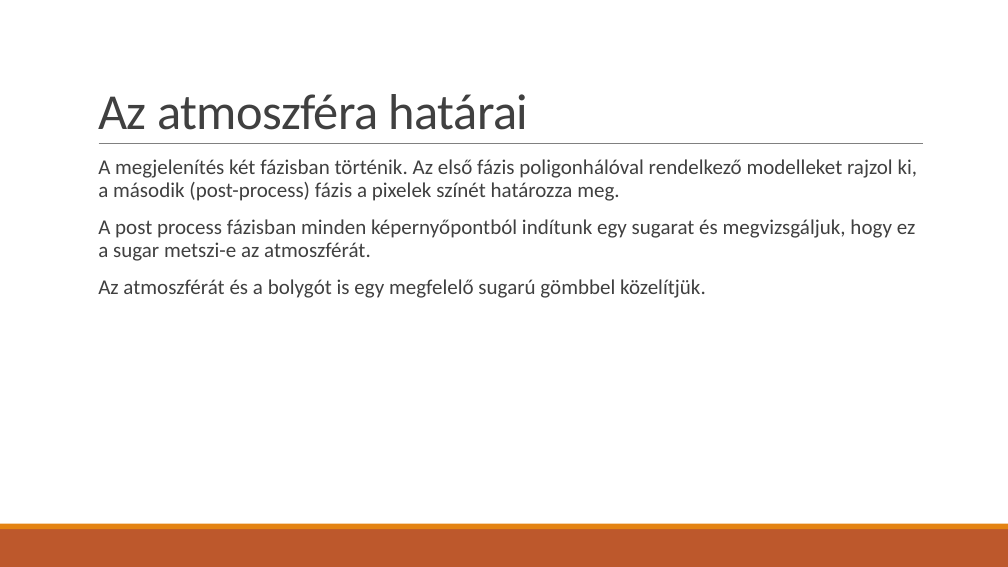
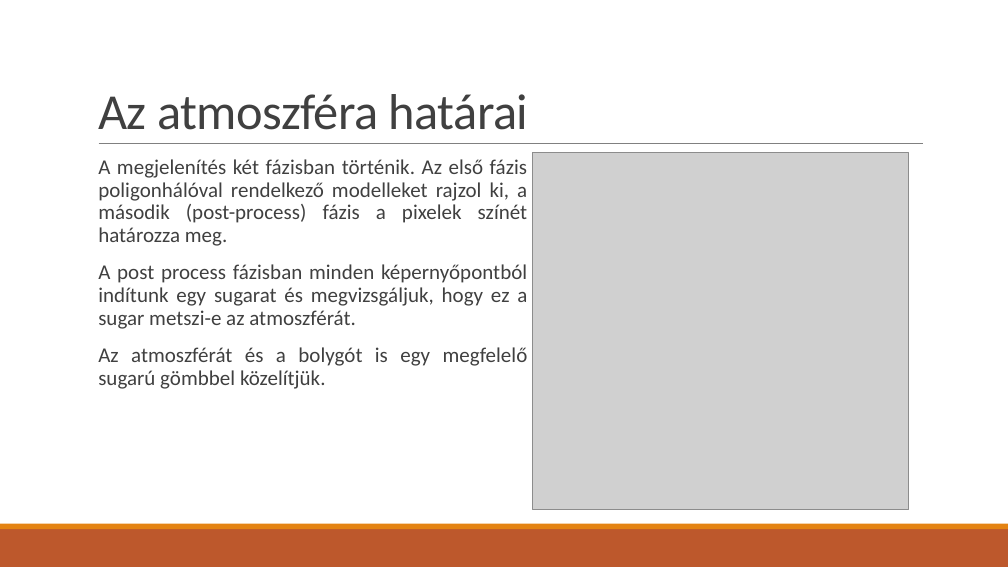
Before and after one commit to TheFlyingPiano99/AtmosphereSimulation, a slide deck: slide 8 of Docs/ppt/Atmoszféra szimuláció.pptx. Drawn at 1008x567 pixels with LibreOffice and Linux fonts; fonts in the diff are those of the drawing; grey boxes stand for pictures. Boxes give left, top, right and bottom in pixels: in the first picture for what was removed or moved away, otherwise in the second. Text is boxed around its words. In the diff, an @@ line names an element or a change of style, - is before the commit and + after.

```diff
--- a/Docs/ppt/Atmoszféra szimuláció.pptx
+++ b/Docs/ppt/Atmoszféra szimuláció.pptx
@@ text "A megjelenítés két fázisban történik. ..." at [98,159,528,389]: alignment left to justified @@
@@ picture added at [533,153,910,510] @@
```
Also in this commit, not shown: 8 other slides changed, 1 slide added, 4 other files.
